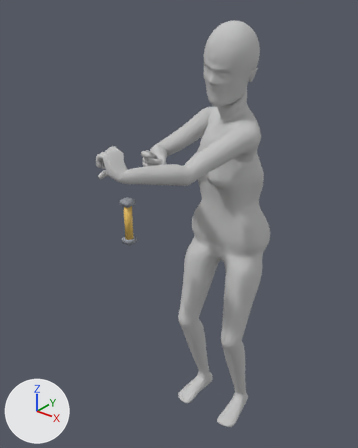
Before and after pictures for a commit that changed the Blender file character-base/characters/woman_blank/woman_blank.blend.
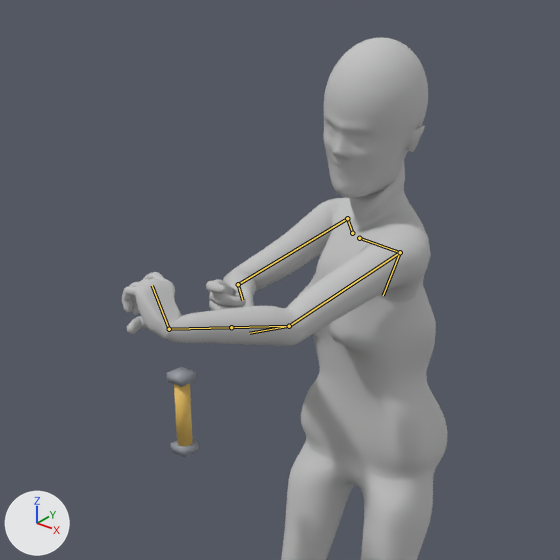
There are two pictures of each version: one whole from a 50 mm lens placed at (0.952, -1.498, 1.753), pointed at (-0.118, -0.16, 0.924), one close up on the part from 8% to 92% of the width and 0% to 67% of the height. The axes (+X, +Y, +Z) are drawn at lower left. The lights are the same throughout. The last two pictures show the newer version. Both versions are drawn at frame 30 of the action 'rifle_aim'; the numbers are the values there. The bones that change are drawn over the model as lines in the close-ups.

Objects in the first close-up: 'Forearm_L', 'Forearm_R', 'Hand_L', 'Hand_R', 'Head', 'Neck', 'Pelvis', 'TestHandle', 'Thigh_L', 'Thigh_R', 'Torso', 'UpperArm_L', 'UpperArm_R' and 2 more.
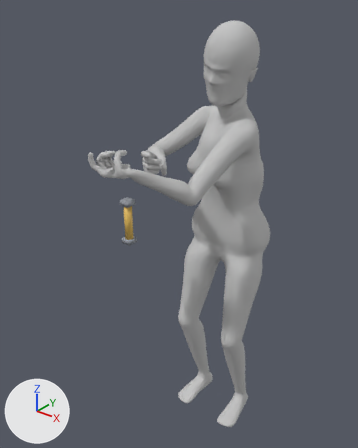
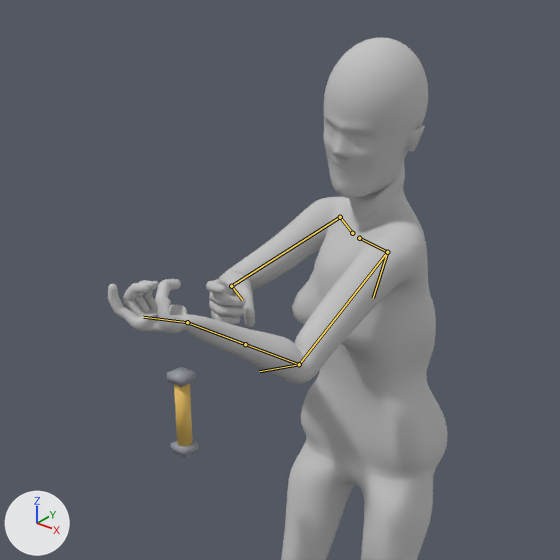
Edits to the scene script, one JSON object a line:
```json
{"block": "bone_clavicle_l", "where": "bone_clavicle_l = bpy.data.objects['Rig'].pose.bones['clavicle_L']  # child of 'chest'"}
{"op": "set", "path": "bone_clavicle_l.rotation_quaternion", "old": "(1.0, 0.0, 0.0, 0.0)", "new": "(0.994, 0.109, 0.004, 0.024)", "note": "degrees (0, 0, 0) -> degrees (12, 0, 3)"}
{"block": "bone_upperarm_l", "where": "bone_upperarm_l = bpy.data.objects['Rig'].pose.bones['upperarm_L']  # child of 'clavicle_L'"}
{"op": "set", "path": "bone_upperarm_l.rotation_quaternion", "old": "(0.853, 0.47, -0.156, -0.167)", "new": "(0.922, 0.281, -0.208, -0.164)", "note": "degrees (59, -6, -26) -> degrees (38, -17, -26)"}
{"block": "bone_forearm_l", "where": "bone_forearm_l = bpy.data.objects['Rig'].pose.bones['forearm_L']  # child of 'upperarm_L'"}
{"op": "set", "path": "bone_forearm_l.rotation_quaternion", "old": "(0.992, 0.125, 0.0, 0.0)", "new": "(0.893, 0.45, 0.0, 0.0)", "note": "degrees (14, 0, 0) -> degrees (53, 0, 0)"}
{"block": "bone_forearm_twist_l", "where": "bone_forearm_twist_l = bpy.data.objects['Rig'].pose.bones['forearm_twist_L']  # child of 'forearm_L'"}
{"op": "set", "path": "bone_forearm_twist_l.rotation_quaternion", "old": "(0.994, 0.0, 0.114, 0.0)", "new": "(0.837, 0.0, -0.547, 0.0)", "note": "degrees (0, 13, 0) -> degrees (0, -66, 0)"}
{"block": "bone_hand_l", "where": "bone_hand_l = bpy.data.objects['Rig'].pose.bones['hand_L']  # child of 'forearm_L'"}
{"op": "set", "path": "bone_hand_l.rotation_quaternion", "old": "(0.727, 0.07, 0.169, 0.662)", "new": "(0.362, 0.194, -0.825, -0.387)", "note": "degrees (19, 9, 86) -> degrees (-61, -153, 42)"}
{"block": "bone_elbow_helper_l", "where": "bone_elbow_helper_l = bpy.data.objects['Rig'].pose.bones['elbow_helper_L']  # child of 'upperarm_L'"}
{"op": "set", "path": "bone_elbow_helper_l.rotation_quaternion", "old": "(0.998, 0.063, 0.0, 0.0)", "new": "(0.973, 0.231, 0.0, 0.0)", "note": "degrees (7, 0, 0) -> degrees (27, 0, 0)"}
{"block": "bone_shoulder_helper_l", "where": "bone_shoulder_helper_l = bpy.data.objects['Rig'].pose.bones['shoulder_helper_L']  # child of 'clavicle_L'"}
{"op": "set", "path": "bone_shoulder_helper_l.rotation_quaternion", "old": "(0.962, 0.244, -0.081, -0.087)", "new": "(0.98, 0.143, -0.106, -0.084)", "note": "degrees (29, -7, -12) -> degrees (18, -11, -11)"}
{"block": "bone_clavicle_r", "where": "bone_clavicle_r = bpy.data.objects['Rig'].pose.bones['clavicle_R']  # child of 'chest'"}
{"op": "set", "path": "bone_clavicle_r.rotation_quaternion", "old": "(1.0, 0.0, 0.0, 0.0)", "new": "(0.997, 0.068, 0.017, -0.016)", "note": "degrees (0, 0, 0) -> degrees (8, 2, -2)"}
{"block": "bone_upperarm_r", "where": "bone_upperarm_r = bpy.data.objects['Rig'].pose.bones['upperarm_R']  # child of 'clavicle_R'"}
{"op": "set", "path": "bone_upperarm_r.rotation_quaternion", "old": "(0.766, 0.485, -0.421, -0.025)", "new": "(0.806, 0.435, -0.402, -0.013)", "note": "degrees (77, -38, -35) -> degrees (67, -39, -29)"}
{"block": "bone_forearm_r", "where": "bone_forearm_r = bpy.data.objects['Rig'].pose.bones['forearm_R']  # child of 'upperarm_R'"}
{"op": "set", "path": "bone_forearm_r.rotation_quaternion", "old": "(0.764, 0.646, 0.0, 0.0)", "new": "(0.745, 0.667, 0.0, 0.0)", "note": "degrees (80, 0, 0) -> degrees (84, 0, 0)"}
```

Pixel boxes [x1, y1, x2, y2] of what changed, in the close-ups (560 x 560 px):
```json
{"object": "Torso", "change": "posed", "before": [298, 198, 436, 389], "after": [292, 197, 436, 389]}
{"object": "UpperArm_L", "change": "posed", "before": [287, 235, 431, 345], "after": [294, 237, 427, 383], "on screen": "8% narrower, 32% taller"}
{"object": "Forearm_L", "change": "posed", "before": [164, 306, 299, 346], "after": [188, 314, 308, 384], "on screen": "11% narrower, 73% taller"}
{"object": "UpperArm_R", "change": "posed", "before": [231, 198, 344, 291], "after": [223, 197, 337, 291]}
{"object": "Hand_L", "change": "posed", "before": [122, 272, 181, 339], "after": [108, 279, 189, 333], "on screen": "37% wider, 19% shorter"}
{"object": "Forearm_R", "change": "posed", "before": [223, 271, 256, 295], "after": [219, 272, 253, 295]}
{"bone": "clavicle_L", "before": "(359, 238) to (400, 252)", "after": "(359, 238) to (387, 252)"}
{"bone": "upperarm_L", "before": "(400, 252) to (289, 326)", "after": "(387, 252) to (299, 364)"}
{"bone": "forearm_L", "before": "(289, 326) to (169, 329)", "after": "(299, 364) to (187, 322)"}
{"bone": "forearm_twist_L", "before": "(231, 327) to (169, 329)", "after": "(245, 344) to (187, 322)"}
{"bone": "hand_L", "before": "(169, 329) to (152, 285)", "after": "(187, 322) to (143, 317)"}
{"bone": "elbow_helper_L", "before": "(289, 326) to (249, 333)", "after": "(299, 364) to (259, 371)"}
{"bone": "shoulder_helper_L", "before": "(400, 252) to (383, 295)", "after": "(387, 252) to (373, 298)"}
{"bone": "clavicle_R", "before": "(352, 233) to (347, 218)", "after": "(352, 233) to (340, 217)"}
{"bone": "upperarm_R", "before": "(347, 218) to (238, 284)", "after": "(340, 217) to (231, 286)"}
{"bone": "forearm_R", "before": "(238, 284) to (242, 300)", "after": "(231, 286) to (242, 300)"}
```
